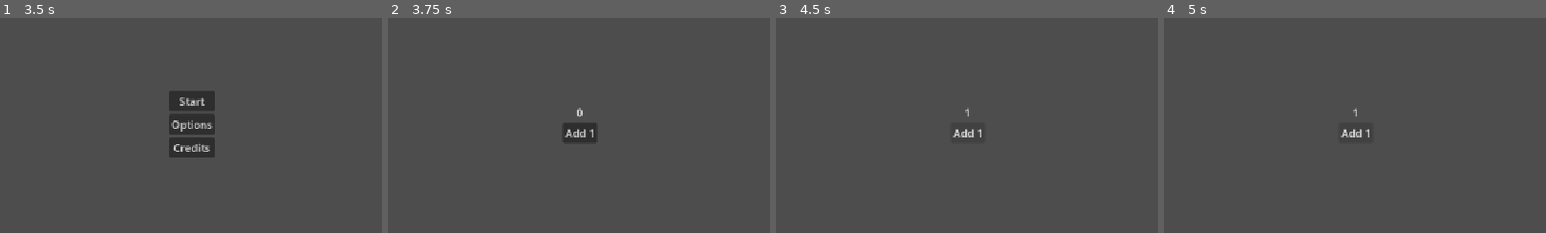
Above: before the commit, frames 1-4 (left to right).
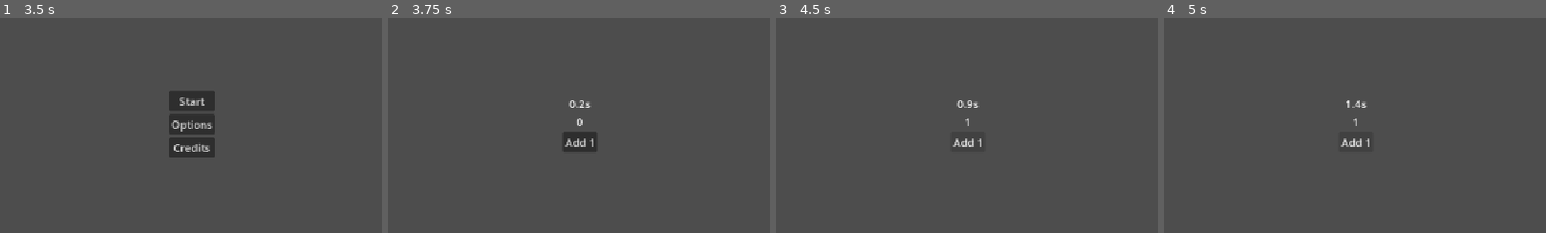
Above: after the commit, the same moments.

Repository: arko-poet/godot-template
Game: Godot game, scene res://scenes/menus/main_menu.tscn
Same seed, same stepped clock (60 frames per second), same inputs: the game is played once before the commit and once after it.
Inputs:
- Up to frame 1 (3.5 s): click "Options" at 0.5 s; click "Start" at 1.25 s; click "Start" at 2 s; click "OK" at 2.75 s
- Up to frame 2 (3.75 s): click "Start" at 3.5 s
- Up to frame 3 (4.5 s): click "Add 1" at 4.25 s
- Up to frame 4 (5 s): no input
The pictures show only the part of the screen within x 25-75%, y 25-75%; the shares and areas given below are measured in that part.

Frame 1 is identical in both runs. In frame 2, 1.0% of the frame differs, in the area x 46-55%, y 38-63%; in frame 3, 0.5%; in frame 4, 0.5%.

Commit message:
implement pause menu

Diff:
--- a/project/scenes/example_game/example_game.gd
+++ b/project/scenes/example_game/example_game.gd
@@ -1,11 +1,21 @@
 extends Node
+
+var elapsed_time := 0.0:
+	set(value):
+		elapsed_time = value
+		elapsed_time_label.text = "%.1fs" % elapsed_time
 
 var count := 0:
 	set(value):
 		count = value
 		counter_label.text = str(count)
 
+@onready var elapsed_time_label: Label = %ElapsedTimeLabel
 @onready var counter_label: Label = %CounterLabel
+
+
+func _process(delta: float) -> void:
+	elapsed_time += delta
 
 
 func _on_counter_button_pressed() -> void:
--- a/project/scenes/example_game/example_game.tscn
+++ b/project/scenes/example_game/example_game.tscn
@@ -2,6 +2,7 @@
 
 [ext_resource type="Script" uid="uid://crovuo8whtepl" path="res://scenes/example_game/example_game.gd" id="1_s4vru"]
 [ext_resource type="AudioStream" uid="uid://c4vbqo4n6m3k7" path="res://audio/music/template/Classicals.de - Chopin - Nocturne B. 49 in C-sharp minor 'Lento con gran espressione'.mp3" id="2_jrcqa"]
+[ext_resource type="PackedScene" uid="uid://brt4e2uh753mt" path="res://scenes/menus/pause_menu.tscn" id="3_wr22y"]
 
 [node name="ExampleGame" type="Node" unique_id=1441384683]
 script = ExtResource("1_s4vru")
@@ -10,6 +11,8 @@
 stream = ExtResource("2_jrcqa")
 autoplay = true
 bus = &"Music"
+
+[node name="PauseMenu" parent="." unique_id=2005489429 instance=ExtResource("3_wr22y")]
 
 [node name="UI" type="Control" parent="." unique_id=1529235199]
 layout_mode = 3
@@ -33,6 +36,12 @@
 grow_horizontal = 2
 grow_vertical = 2
 
+[node name="ElapsedTimeLabel" type="Label" parent="UI/CounterContainer" unique_id=565227061]
+unique_name_in_owner = true
+layout_mode = 2
+horizontal_alignment = 1
+vertical_alignment = 1
+
 [node name="CounterLabel" type="Label" parent="UI/CounterContainer" unique_id=570449626]
 unique_name_in_owner = true
 layout_mode = 2
--- a/project/scenes/menus/credits.gd
+++ b/project/scenes/menus/credits.gd
@@ -1,6 +1,7 @@
 extends CanvasLayer
 
 @onready var credits_label: RichTextLabel = %CreditsLabel
+
 
 func _ready() -> void:
 	credits_label.text = credits_label.text % ProjectSettings.get_setting("application/config/name")
--- a/project/scenes/menus/options_menu.gd
+++ b/project/scenes/menus/options_menu.gd
@@ -18,10 +18,7 @@
 func _on_tab_bar_tab_changed(tab: int) -> void:
 	for tab_index in tab_panels.size():
 		var tab_panel: Control = tab_panels[tab_index]
-		if tab_index == tab:
-			tab_panel.show()
-		else:
-			tab_panel.hide()
+		tab_panel.visible = tab_index == tab
 
 
 func _on_accept_options_button_pressed() -> void:
--- /dev/null
+++ b/project/scenes/menus/pause_menu.gd
@@ -0,0 +1,36 @@
+extends CanvasLayer
+
+@export var options_menu_scene: PackedScene
+@export var main_menu_scene: PackedScene
+
+
+func _ready() -> void:
+	toggle_pause()
+
+
+func _input(event: InputEvent) -> void:
+	if event.is_action("ui_cancel") and event.is_pressed():
+		get_viewport().set_input_as_handled()
+		toggle_pause()
+
+
+func toggle_pause() -> void:
+	visible = not visible
+	get_tree().paused = visible
+
+
+func _on_options_button_pressed() -> void:
+	var options_menu := options_menu_scene.instantiate()
+	add_child(options_menu)
+
+
+func _on_resume_button_pressed() -> void:
+	toggle_pause()
+
+
+func _on_main_menu_button_pressed() -> void:
+	pass # Replace with function body.
+
+
+func _on_exit_button_pressed() -> void:
+	get_tree().quit()
--- a/project/scenes/menus/pause_menu.tscn
+++ b/project/scenes/menus/pause_menu.tscn
@@ -1,6 +1,14 @@
 [gd_scene format=3 uid="uid://brt4e2uh753mt"]
 
+[ext_resource type="Script" uid="uid://bga1k3snw2e52" path="res://scenes/menus/pause_menu.gd" id="1_fwndu"]
+[ext_resource type="PackedScene" uid="uid://yt0chm4uh8tb" path="res://scenes/menus/options_menu.tscn" id="2_7unhi"]
+[ext_resource type="PackedScene" uid="uid://dsdmcnxnoe7br" path="res://scenes/menus/main_menu.tscn" id="3_gsnt3"]
+
 [node name="PauseMenu" type="CanvasLayer" unique_id=2005489429]
+process_mode = 3
+script = ExtResource("1_fwndu")
+options_menu_scene = ExtResource("2_7unhi")
+main_menu_scene = ExtResource("3_gsnt3")
 
 [node name="UI" type="Control" parent="." unique_id=1466767445]
 layout_mode = 3
@@ -34,17 +42,26 @@
 grow_vertical = 2
 
 [node name="ResumeButton" type="Button" parent="UI/VBoxContainer" unique_id=1871704783]
+unique_name_in_owner = true
 layout_mode = 2
 text = "Resume"
 
 [node name="OptionsButton" type="Button" parent="UI/VBoxContainer" unique_id=1959665874]
+unique_name_in_owner = true
 layout_mode = 2
 text = "Options"
 
 [node name="MainMenuButton" type="Button" parent="UI/VBoxContainer" unique_id=971116180]
+unique_name_in_owner = true
 layout_mode = 2
 text = "Main Menu"
 
 [node name="ExitButton" type="Button" parent="UI/VBoxContainer" unique_id=419870033]
+unique_name_in_owner = true
 layout_mode = 2
 text = "Exit"
+
+[connection signal="pressed" from="UI/VBoxContainer/ResumeButton" to="." method="_on_resume_button_pressed"]
+[connection signal="pressed" from="UI/VBoxContainer/OptionsButton" to="." method="_on_options_button_pressed"]
+[connection signal="pressed" from="UI/VBoxContainer/MainMenuButton" to="." method="_on_main_menu_button_pressed"]
+[connection signal="pressed" from="UI/VBoxContainer/ExitButton" to="." method="_on_exit_button_pressed"]
--- a/project/scripts/autoloads/settings.gd
+++ b/project/scripts/autoloads/settings.gd
@@ -1,5 +1,4 @@
 extends Node
-
 
 const SETTINGS_PATH := "user://settings.cfg"
 
@@ -15,7 +14,6 @@
 		return
 
 	return config.get_value(section, key)
-
 
 
 func toggle_fullscreen(toggled_on: bool) -> void:
Not shown, added: project/scenes/menus/pause_menu.gd.uid
Not shown, changed: docs/dev_notes/dev-notes/31-08-2026.md
